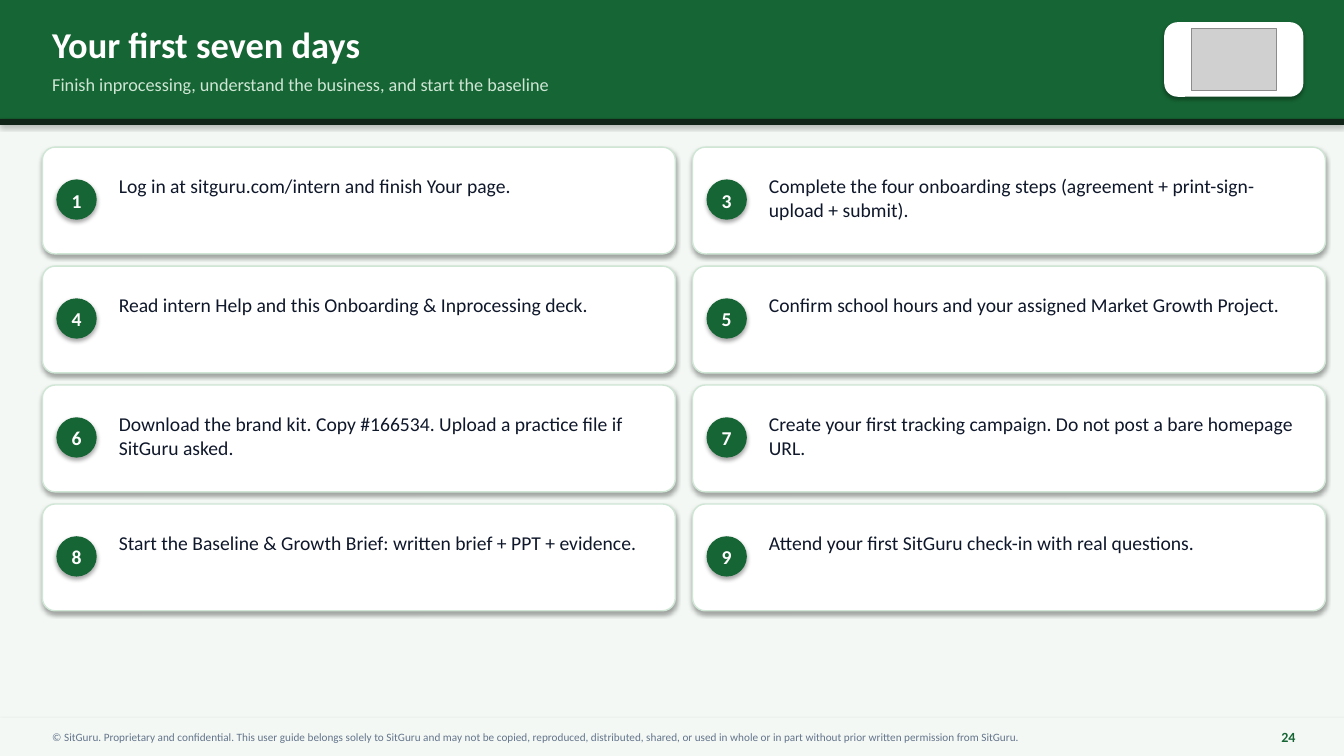
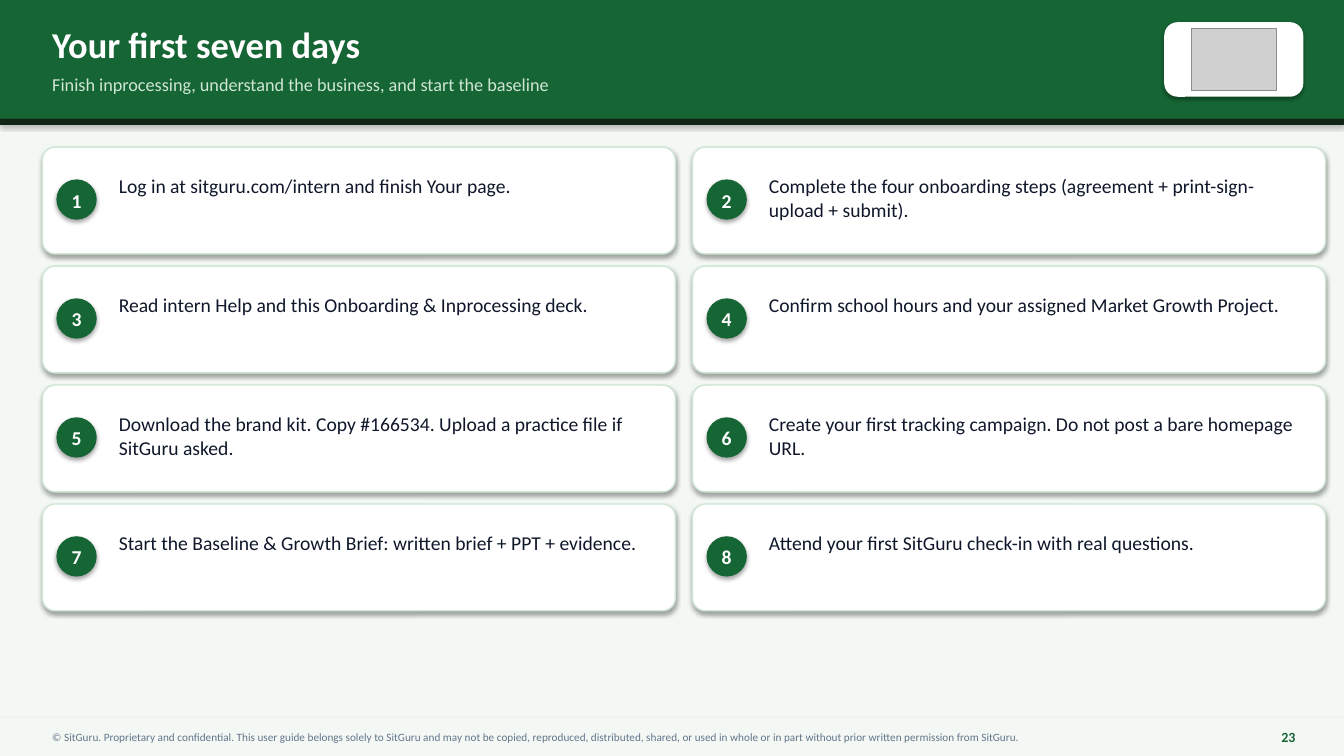
Before and after one commit to GraphiteTuff/sitguru-app, a slide deck: slide 23 of docs/intern-guide/assets/sitguru-internship-onboarding-inprocessing-spring-2027.pptx (slide 24 before the commit). Drawn at 1344x756 pixels with LibreOffice and Linux fonts; fonts in the diff are those of the drawing; grey boxes stand for pictures. Boxes give left, top, right and bottom in pixels: in the first picture for what was removed or moved away, otherwise in the second. Text is boxed around its words. In the diff, an @@ line names an element or a change of style, - is before the commit and + after.

```diff
--- a/docs/intern-guide/assets/sitguru-internship-onboarding-inprocessing-spring-2027.pptx
+++ b/docs/intern-guide/assets/sitguru-internship-onboarding-inprocessing-spring-2027.pptx
@@ text at bbox=[722, 195, 732, 208]: text changed @@
-3
+2
@@ text at bbox=[72, 313, 82, 326]: text changed @@
-4
+3
@@ text at bbox=[722, 313, 732, 326]: text changed @@
-5
+4
@@ text at bbox=[72, 432, 82, 445]: text changed @@
-6
+5
@@ text at bbox=[722, 431, 732, 445]: text changed @@
-7
+6
@@ text at bbox=[72, 551, 82, 564]: text changed @@
-8
+7
@@ text at bbox=[722, 550, 732, 564]: text changed @@
-9
+8
@@ text at bbox=[1281, 733, 1295, 742]: text changed @@
-24
+23
```
Also in this commit, not shown: 22 other slides changed, 1 slide removed, 7 other files.
